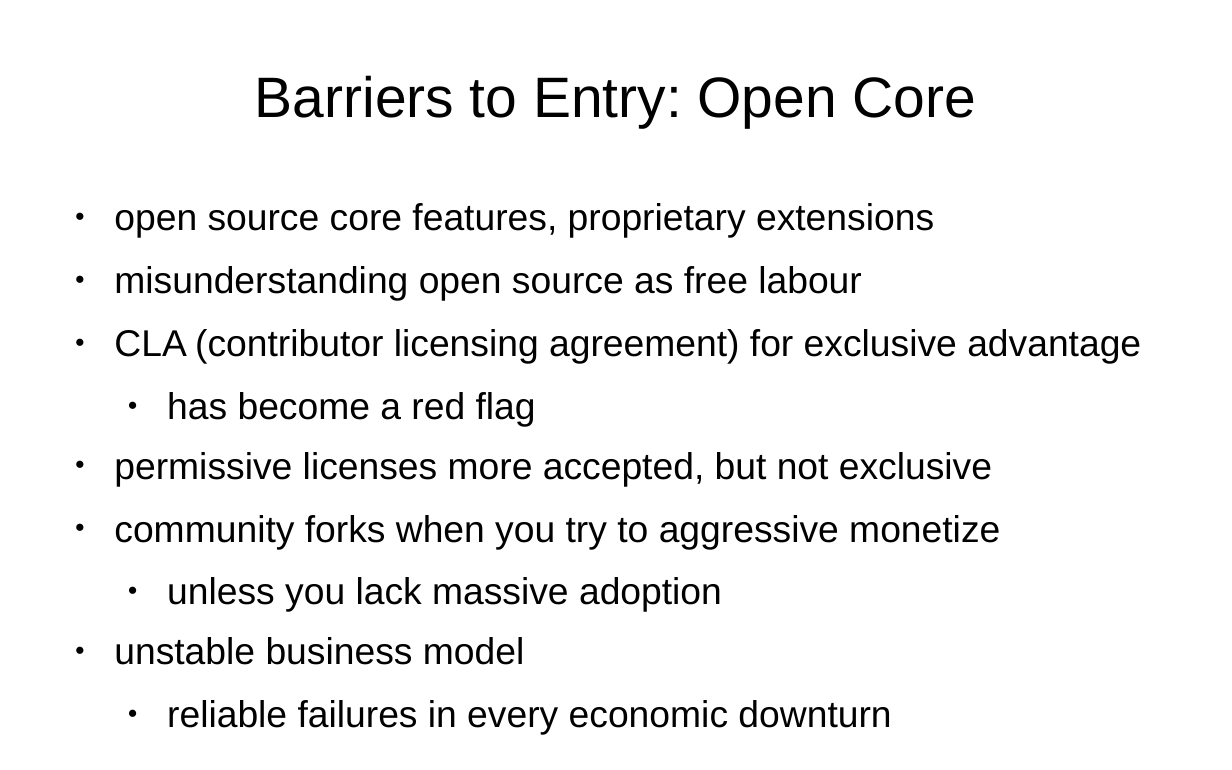
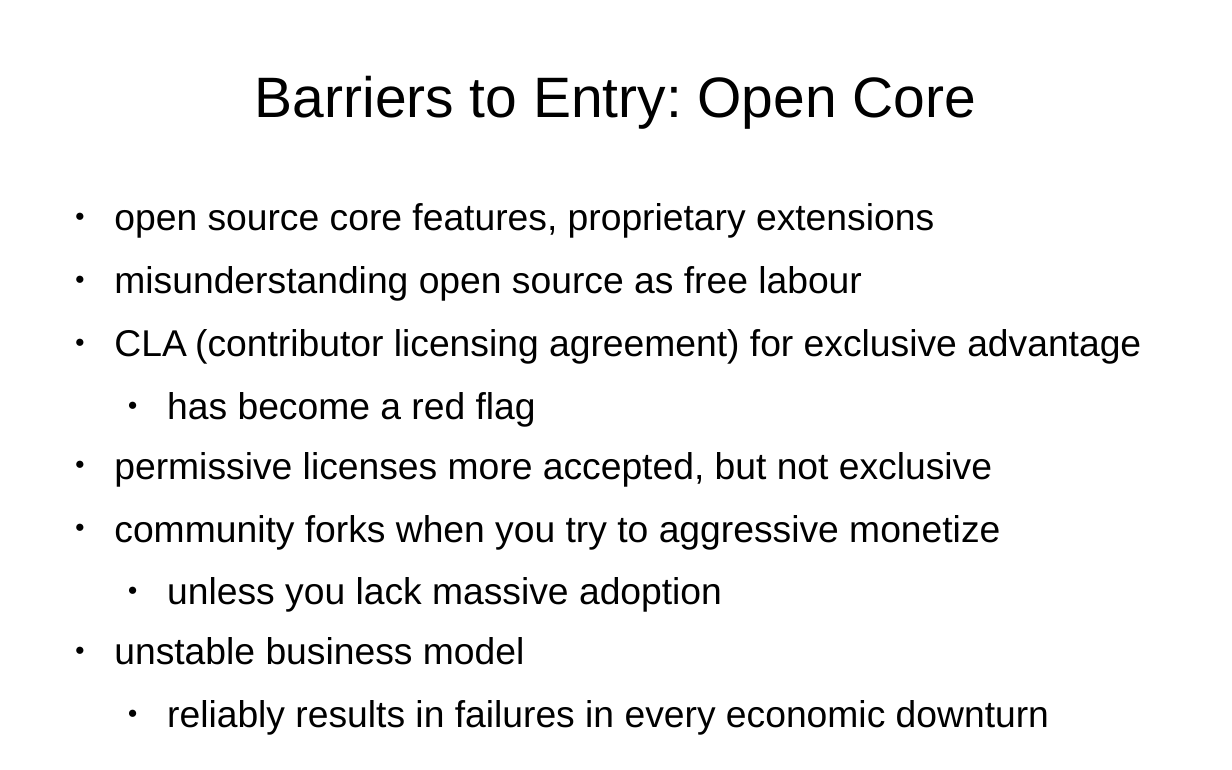
Before and after one commit to danvet/danvet.github.io, a slide deck: slide 11 of slides/intel-gdansk-2023.odp. Drawn at 1232x770 pixels with LibreOffice and Linux fonts; fonts in the diff are those of the drawing. Boxes give left, top, right and bottom in pixels: in the first picture for what was removed or moved away, otherwise in the second. Text is boxed around its words. In the diff, an @@ line names an element or a change of style, - is before the commit and + after.

```diff
--- a/slides/intel-gdansk-2023.odp
+++ b/slides/intel-gdansk-2023.odp
@@ text at (167,700,1049,735): text changed @@
-  ● reliable failures in every economic downturn
+  ● reliably results in failures in every economic downturn
```
Also in this commit, not shown: 1 other slide changed, 2 other files.
